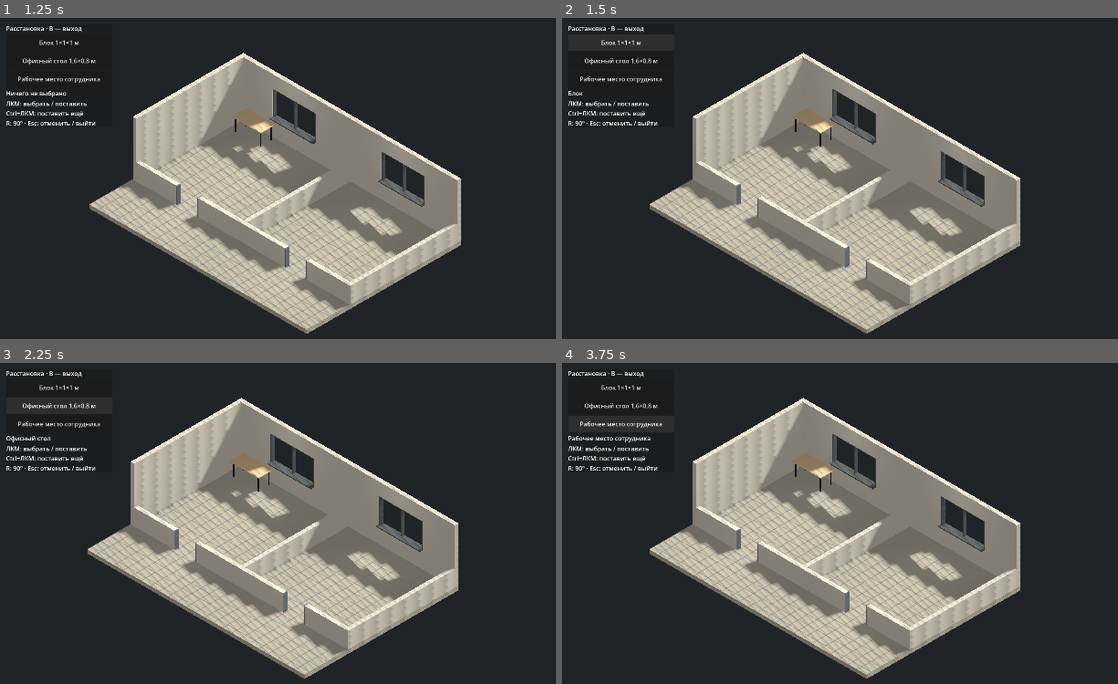
Above: before the commit, frames 1-4 (two rows, left to right).
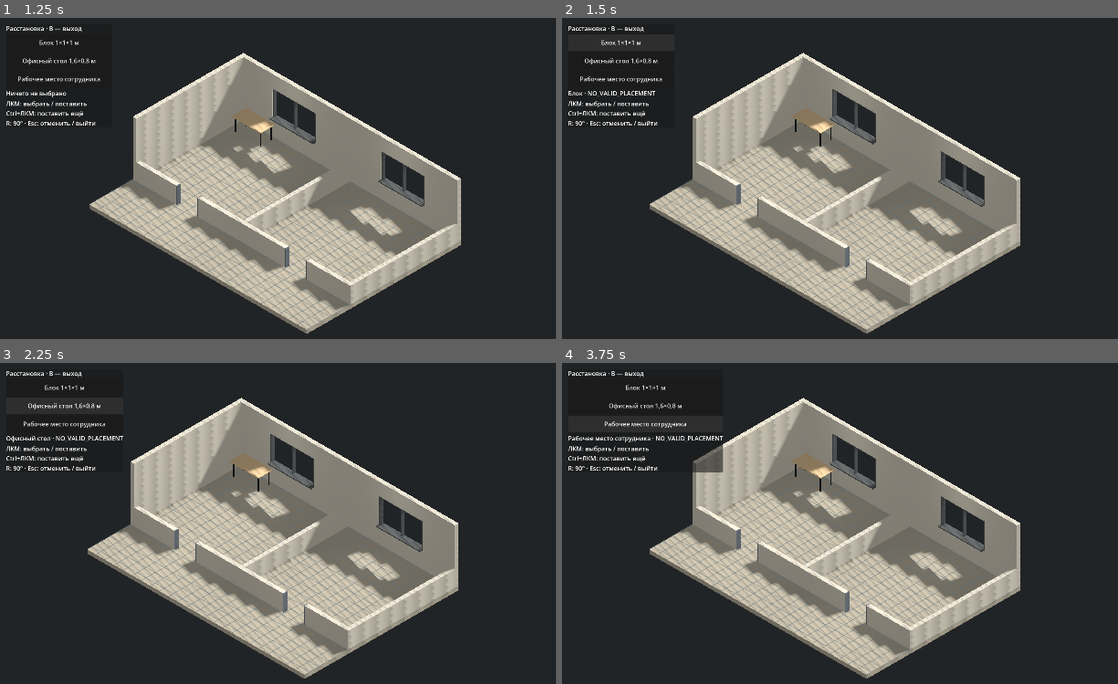
Above: after the commit, the same moments.

Repository: pestovstop-coder/Press
Game: Godot game, scene res://scenes/main.tscn
The game is run twice, just before and just after one commit, with the same random seed, the same clock (stepped at 60 frames per second) and the same inputs.
Inputs (mouse positions are in pixels of both pictures, inside the frame that each line leads up to):
- Up to frame 1 (1.25 s): tap Enter at 0.5 s; move the mouse to (522, 200) at 0.52 s; hold D from 0.53 s (still down); tap B at 0.6 s; click (522, 200) at 0.67 s
- Up to frame 2 (1.5 s): release D at 1.25 s; click "Блок 1×1×1 м" at 1.25 s
- Up to frame 3 (2.25 s): click "Офисный стол 1,6×0,8 м" at 2 s
- Up to frame 4 (3.75 s): click "Блок 1×1×1 м" at 2.75 s; click "Рабочее место сотрудника" at 3.5 s

Frame 1 is identical in both runs. In frame 2, less than 0.1% of the frame differs, in the area x 4-17%, y 22-25%; in frame 3, 0.4%; in frame 4, 0.8%, in the area x 3-30%, y 6-35%.

Commit message:
fix: restore valid furniture placement
Co-authored-by: arena-agent <297053741+arena-agent@users.noreply.github.com>

Diff:
--- a/scripts/placement_controller.gd
+++ b/scripts/placement_controller.gd
@@ -22,6 +22,7 @@
 var active: bool = false
 var quarter_turns: int = 0
 var valid_target: bool = false
+var placement_diagnostic: String = "IDLE"
 var state: EditorState = EditorState.IDLE
 var selected_asset: String = ""
 var grid: MeshInstance3D
@@ -65,7 +66,10 @@
 
 func _process(_delta: float) -> void:
 	if active and state != EditorState.IDLE:
-		_update_preview(get_viewport().get_mouse_position())
+		var mouse_position: Vector2 = get_viewport().get_mouse_position()
+		# Keep the last world-space target while the pointer is over the catalogue.
+		if not _over_panel(mouse_position):
+			_update_preview(mouse_position)
 
 
 func _input(event: InputEvent) -> void:
@@ -131,7 +135,9 @@
 	selected_asset = asset_id
 	state = EditorState.PLACING
 	_new_preview()
-	_update_preview(get_viewport().get_mouse_position())
+	# Start on a real free floor footprint; the next world-space mouse update
+	# takes over, while hovering the catalogue preserves this valid preview.
+	_initialize_first_valid_preview()
 
 
 func _instantiate_asset(asset_id: String) -> Node3D:
@@ -211,7 +217,7 @@
 	current_footprint_origin = object.get_meta("footprint_origin_cells")
 	current_footprint_size = _footprint_cells_for_asset(selected_asset, quarter_turns)
 	_create_footprint_marker()
-	status.text = "Перемещение · Esc — вернуть"
+	_set_placement_diagnostic("INVALID_COORDINATES")
 
 
 func cancel_operation() -> void:
@@ -235,6 +241,7 @@
 	current_footprint_size = Vector2i.ZERO
 	last_marker_state.clear()
 	valid_target = false
+	placement_diagnostic = "IDLE"
 	status.text = "Ничего не выбрано"
 
 
@@ -336,37 +343,134 @@
 	)
 
 
-func _candidate_is_valid(origin: Vector2i, cells: Vector2i, visual_bounds: AABB) -> bool:
-	if not _footprint_inside_floor(origin, cells):
-		return false
-	if (
+func _candidate_invalid_reason(origin: Vector2i, cells: Vector2i, visual_bounds: AABB) -> String:
+	var reason: String = ""
+	if cells.x <= 0 or cells.y <= 0:
+		reason = "INVALID_FOOTPRINT"
+	elif not visual_bounds.position.is_finite() or not visual_bounds.size.is_finite():
+		reason = "INVALID_COORDINATES"
+	elif not _footprint_inside_floor(origin, cells):
+		reason = "OUT_OF_BOUNDS"
+	elif (
 		visual_bounds.position.x < floor_bounds.position.x
 		or visual_bounds.end.x > floor_bounds.end.x
 		or visual_bounds.position.z < floor_bounds.position.z
 		or visual_bounds.end.z > floor_bounds.end.z
 	):
-		return false
-	for object in editable:
-		if object == editing:
-			continue
-		var other_origin: Vector2i = object.get_meta("footprint_origin_cells")
-		var other_cells: Vector2i = object.get_meta("footprint_cells")
-		if _footprints_overlap(origin, cells, other_origin, other_cells):
-			return false
-	var footprint: Rect2 = _footprint_rect(origin, cells)
-	for mesh in room_occluders:
-		if mesh == floor_mesh:
-			continue
-		var obstacle: AABB = _obstacle_bounds_in_floor(mesh)
-		if visual_bounds.position.y >= obstacle.end.y or visual_bounds.end.y <= obstacle.position.y:
-			continue
-		var obstacle_rect := Rect2(
-			Vector2(obstacle.position.x, obstacle.position.z),
-			Vector2(obstacle.size.x, obstacle.size.z)
-		)
-		if footprint.intersects(obstacle_rect):
-			return false
-	return true
+		reason = "OUT_OF_BOUNDS"
+	if reason.is_empty():
+		for object in editable:
+			if object == editing:
+				continue
+			if (
+				not object.has_meta("footprint_origin_cells")
+				or not object.has_meta("footprint_cells")
+			):
+				reason = "INVALID_FOOTPRINT"
+				break
+			var other_origin: Vector2i = object.get_meta("footprint_origin_cells")
+			var other_cells: Vector2i = object.get_meta("footprint_cells")
+			if other_cells.x <= 0 or other_cells.y <= 0:
+				reason = "INVALID_FOOTPRINT"
+				break
+			if _footprints_overlap(origin, cells, other_origin, other_cells):
+				reason = "FURNITURE_COLLISION"
+				break
+	if reason.is_empty():
+		var footprint: Rect2 = _footprint_rect(origin, cells)
+		for mesh in room_occluders:
+			if mesh == floor_mesh:
+				continue
+			var obstacle: AABB = _obstacle_bounds_in_floor(mesh)
+			if (
+				visual_bounds.position.y >= obstacle.end.y
+				or visual_bounds.end.y <= obstacle.position.y
+			):
+				continue
+			var obstacle_rect := Rect2(
+				Vector2(obstacle.position.x, obstacle.position.z),
+				Vector2(obstacle.size.x, obstacle.size.z)
+			)
+			if footprint.intersects(obstacle_rect):
+				reason = "WALL_COLLISION" if mesh.has_meta("cutaway_side") else "OBSTACLE_COLLISION"
+				break
+	return "VALID" if reason.is_empty() else reason
+
+
+func _set_placement_diagnostic(reason: String) -> void:
+	placement_diagnostic = reason
+	if status == null:
+		return
+	if state == EditorState.MOVING:
+		status.text = "Перемещение · " + reason + " · Esc — вернуть"
+	elif state == EditorState.PLACING:
+		var asset_name: String = selected_asset
+		match selected_asset:
+			"block":
+				asset_name = "Блок"
+			"office_desk":
+				asset_name = "Офисный стол"
+			"employee_workstation":
+				asset_name = "Рабочее место сотрудника"
+		status.text = asset_name + " · " + reason
+
+
+func _find_nearest_valid_origin(cells: Vector2i, bounds: AABB, turns: int) -> Variant:
+	if cells.x <= 0 or cells.y <= 0:
+		return null
+	var min_x: int = ceili(floor_bounds.position.x / CELL_SIZE)
+	var min_z: int = ceili(floor_bounds.position.z / CELL_SIZE)
+	var max_x: int = floori(floor_bounds.end.x / CELL_SIZE) - cells.x
+	var max_z: int = floori(floor_bounds.end.z / CELL_SIZE) - cells.y
+	var found: bool = false
+	var best_origin: Vector2i = Vector2i.ZERO
+	var best_distance: float = INF
+	for x in range(min_x, max_x + 1):
+		for z in range(min_z, max_z + 1):
+			var origin := Vector2i(x, z)
+			var local_transform: Transform3D = _preview_transform_for_footprint(
+				bounds, origin, cells, turns
+			)
+			var visual_bounds: AABB = local_transform * bounds
+			if _candidate_invalid_reason(origin, cells, visual_bounds) != "VALID":
+				continue
+			var distance: float = _footprint_center(origin, cells).length_squared()
+			if distance < best_distance:
+				found = true
+				best_origin = origin
+				best_distance = distance
+	return best_origin if found else null
+
+
+func _apply_preview_at_origin(origin: Vector2i, cells: Vector2i) -> void:
+	current_footprint_origin = origin
+	current_footprint_size = cells
+	var bounds: AABB = preview.get_meta("bounds")
+	var local_transform: Transform3D = _preview_transform_for_footprint(
+		bounds, current_footprint_origin, current_footprint_size, quarter_turns
+	)
+	preview.global_transform = floor_mesh.global_transform * local_transform
+	preview.visible = true
+	var visual_bounds: AABB = local_transform * bounds
+	placement_diagnostic = _candidate_invalid_reason(
+		current_footprint_origin, current_footprint_size, visual_bounds
+	)
+	valid_target = placement_diagnostic == "VALID"
+	_set_placement_diagnostic(placement_diagnostic)
+	if is_instance_valid(front_marker):
+		_update_footprint_marker(current_footprint_origin, current_footprint_size, valid_target)
+
+
+func _initialize_first_valid_preview() -> void:
+	var cells: Vector2i = _footprint_cells_for_asset(selected_asset, quarter_turns)
+	var bounds: AABB = preview.get_meta("bounds")
+	var origin: Variant = _find_nearest_valid_origin(cells, bounds, quarter_turns)
+	if typeof(origin) != TYPE_VECTOR2I:
+		valid_target = false
+		preview.visible = false
+		_set_placement_diagnostic("NO_VALID_PLACEMENT")
+		return
+	_apply_preview_at_origin(origin, cells)
 
 
 func snapped_floor_point(local_hit: Vector3) -> Vector3:
@@ -400,47 +504,45 @@
 
 
 func _update_preview(screen_point: Vector2) -> void:
+	if preview == null:
+		return
+	if not active:
+		valid_target = false
+		preview.visible = false
+		_set_placement_diagnostic("INVALID_COORDINATES")
+		return
+	# The catalogue click is not a world-space placement request. Preserve the
+	# last candidate until the pointer returns to the room instead of rejecting it.
+	if _over_panel(screen_point):
+		if current_footprint_size.x > 0 and current_footprint_size.y > 0:
+			var anchor: Vector2 = _footprint_center(
+				current_footprint_origin, current_footprint_size
+			)
+			var rotated_cells: Vector2i = _footprint_cells_for_asset(selected_asset, quarter_turns)
+			_apply_preview_at_origin(
+				_footprint_origin_for_center(anchor, rotated_cells), rotated_cells
+			)
+		return
 	valid_target = false
+	preview.visible = false
 	if is_instance_valid(front_marker):
 		front_marker.visible = false
-	if preview == null:
-		return
-	preview.visible = false
-	if not active or _over_panel(screen_point):
-		return
+	_set_placement_diagnostic("INVALID_COORDINATES")
 	var ray_origin: Vector3 = floor_mesh.to_local(camera.project_ray_origin(screen_point))
 	var direction: Vector3 = (
 		floor_mesh.global_basis.inverse() * camera.project_ray_normal(screen_point)
 	)
-	if absf(direction.y) < 0.00001:
+	if not ray_origin.is_finite() or not direction.is_finite() or absf(direction.y) < 0.00001:
 		return
 	var distance: float = (floor_top - ray_origin.y) / direction.y
 	if distance < 0.0:
 		return
 	var hit: Vector3 = ray_origin + direction * distance
-	if (
-		hit.x < floor_bounds.position.x
-		or hit.x > floor_bounds.end.x
-		or hit.z < floor_bounds.position.z
-		or hit.z > floor_bounds.end.z
-	):
-		return
-	current_footprint_size = _footprint_cells_for_asset(selected_asset, quarter_turns)
-	current_footprint_origin = _footprint_origin_for_center(
-		Vector2(hit.x, hit.z), current_footprint_size
-	)
-	var bounds: AABB = preview.get_meta("bounds")
-	var local_transform: Transform3D = _preview_transform_for_footprint(
-		bounds, current_footprint_origin, current_footprint_size, quarter_turns
-	)
-	preview.global_transform = floor_mesh.global_transform * local_transform
-	preview.visible = true
-	var visual_bounds: AABB = local_transform * bounds
-	valid_target = _candidate_is_valid(
-		current_footprint_origin, current_footprint_size, visual_bounds
-	)
-	if is_instance_valid(front_marker):
-		_update_footprint_marker(current_footprint_origin, current_footprint_size, valid_target)
+	if not hit.is_finite():
+		return
+	var cells: Vector2i = _footprint_cells_for_asset(selected_asset, quarter_turns)
+	var origin: Vector2i = _footprint_origin_for_center(Vector2(hit.x, hit.z), cells)
+	_apply_preview_at_origin(origin, cells)
 
 
 func place_block(keep_placing: bool = false) -> void:
--- a/tests/placement_smoke.gd
+++ b/tests/placement_smoke.gd
@@ -124,18 +124,43 @@
 func _test_cell_placement(c: Node, camera: Camera3D) -> void:
 	c.set_active(true)
 	c.select_asset("block")
+	check(
+		(
+			c.valid_target
+			and c.placement_diagnostic == "VALID"
+			and c.front_marker.visible
+			and c.front_marker.get_meta("allowed")
+		),
+		"block selection starts with a free valid footprint and matching green marker"
+	)
 	var before: int = c.placed.get_child_count()
 	var checks: Array = [
-		[Vector3(2.24, 0, 2.76), true, "free cells inside the room are allowed"],
-		[Vector3(-3, 0, 1.75), true, "an overhead doorway header does not block shorter furniture"],
-		[Vector3(-4.75, 0, -3.55), false, "furniture footprint overlap is rejected"],
-		[Vector3(-5.5, 0, -1.2), false, "authored wall overlap is rejected"],
-		[Vector3(5.9, 0, 3.9), false, "cells extending past the floor boundary are rejected"],
+		[Vector3(2.24, 0, 2.76), true, "VALID", "free cells inside the room are allowed"],
+		[
+			Vector3(-3, 0, 1.75),
+			true,
+			"VALID",
+			"an overhead doorway header does not block shorter furniture",
+		],
+		[
+			Vector3(-4.75, 0, -3.55),
+			false,
+			"FURNITURE_COLLISION",
+			"furniture footprint overlap is rejected",
+		],
+		[Vector3(-5.5, 0, -1.2), false, "WALL_COLLISION", "authored wall overlap is rejected"],
+		[
+			Vector3(5.9, 0, 3.9),
+			false,
+			"OUT_OF_BOUNDS",
+			"cells extending past the floor boundary are rejected",
+		],
 	]
 	for entry in checks:
 		var point: Vector2 = camera.unproject_position(entry[0])
 		c._update_preview(point)
-		check(c.valid_target == entry[1] and c.preview.visible, entry[2])
+		check(c.valid_target == entry[1] and c.preview.visible, entry[3])
+		check(c.placement_diagnostic == entry[2], "placement reports " + entry[2])
 		check(
 			(
 				c.front_marker.get_meta("footprint_origin_cells") == c.current_footprint_origin
@@ -240,6 +265,15 @@
 	check(
 		c.state == Placement.EditorState.PLACING and c.selected_asset == "office_desk",
 		"desk button starts new-object operation"
+	)
+	check(
+		(
+			c.valid_target
+			and c.placement_diagnostic == "VALID"
+			and c.front_marker.visible
+			and c.front_marker.get_meta("allowed")
+		),
+		"desk selection starts with a free footprint and matching green marker"
 	)
 	var bounds: AABB = c.preview.get_meta("bounds")
 	check(
@@ -576,8 +610,14 @@
 		"workstation catalogue button starts placement preview"
 	)
 	check(
-		c.status.text == "Рабочее место сотрудника",
-		"workstation preview displays its localized name"
+		(
+			c.status.text.begins_with("Рабочее место сотрудника")
+			and c.placement_diagnostic == "VALID"
+			and c.valid_target
+			and c.front_marker.visible
+			and c.front_marker.get_meta("allowed")
+		),
+		"workstation selection starts with a valid preview and matching green marker"
 	)
 	var preview: Node3D = c.preview
 	var bounds: AABB = preview.get_meta("bounds")
